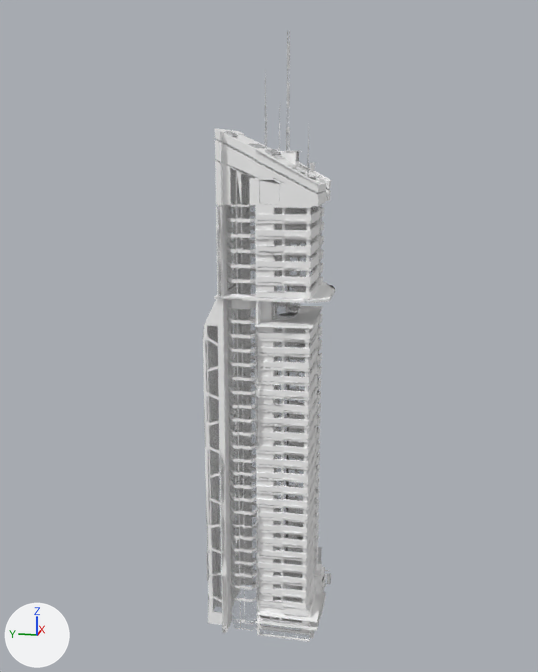
One commit to the FBX model Assets/Import/Kitbash_Neocity/neocity/KB3D_NEC_BldgLG_C_LowPoly.fbx: the scene before it, then after it.
One viewpoint serves both versions: a camera (50 mm lens) standing at (-201.6, -37.2, 136.8) and looking at (0.3, 3.2, 86.3). The lights are fixed; the arrows at lower left show +X, +Y and +Z. Where no turn or scale is listed for an object, it has been applied to the vertices. Vertices at the same position are counted once.

Before the edit, the objects in view are built like this:
```python
ob_kb3d_nec_bldglg_c_main = bpy.data.objects.new('KB3D_NEC_BldgLG_C_Main', me_scene_011)
ob_kb3d_nec_bldglg_c_main.location = (-0.1, 2.3, 71.4)
```
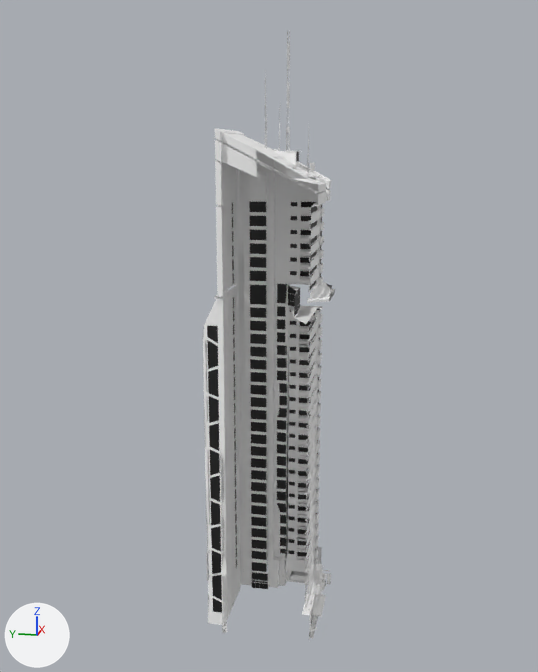
Boxes (x1, y1, x2, y2) around the edits, measured in the pictures (538 x 672 px):
'KB3D_NEC_BldgLG_C_Main', reshaped
    before: (203, 128, 335, 642)
    after: (203, 128, 335, 639)
part 1 of me_scene_011, deleted
    before: (217, 131, 312, 631)
part 2 of me_scene_011, cut back
    before: (214, 150, 326, 642)

Diff of the bpy script that builds the scene:
```diff
--- a/Assets/Import/Kitbash_Neocity/neocity/KB3D_NEC_BldgLG_C_LowPoly.fbx.py
+++ b/Assets/Import/Kitbash_Neocity/neocity/KB3D_NEC_BldgLG_C_LowPoly.fbx.py
@@ mat_kb3d_nec_glassblack_001 @@
 n0 = _N.new('ShaderNodeBsdfPrincipled'); n0.name = 'Principled BSDF'
 n2.image = img_kb3d_nec_glassblack_basecolrgba_png
-n3 = _N.new('ShaderNodeTexImage'); n3.name = 'Image Texture.001'
-n3.image = img_kb3d_nec_glassblack_basecolrgba_png
 _L.new(n2.outputs[0], n0.inputs[0])  # 'Color' to 'Base Color'
-_L.new(n3.outputs[0], n0.inputs[4])  # 'Color' to 'Alpha'
 _L.new(n0.outputs[0], n1.inputs[0])  # 'BSDF' to 'Surface'
@@ me_scene_011 @@
 # used by ob_kb3d_nec_bldglg_c_main; location = (-0.1, 2.3, 71.4)
-me_scene_011.from_pydata(...)  # 46844 vertices, 22955 faces; spans x -16.9..16.9, y -17.6..17.6, z -71.3..71.3
+me_scene_011.from_pydata(...)  # 35807 vertices, 17283 faces; spans x -16.7..16.9, y -17.6..17.6, z -71.3..71.3
+# me_scene_011 part 1: 455 loose pieces with 9123 vertices, spanning x -16.9..1.2, y -13.2..11.4, z -71.3..70.8, are deleted
+# me_scene_011 part 2: 1 vertex moved within x -15.3, y -13.3, z -61.1; 1914 vertices removed from x -16.7..-10.1, y -13.3..10.2, z -71.3..66.2
 me_scene_011.materials.append(mat_kb3d_nec_galvanizedsteel)
```
